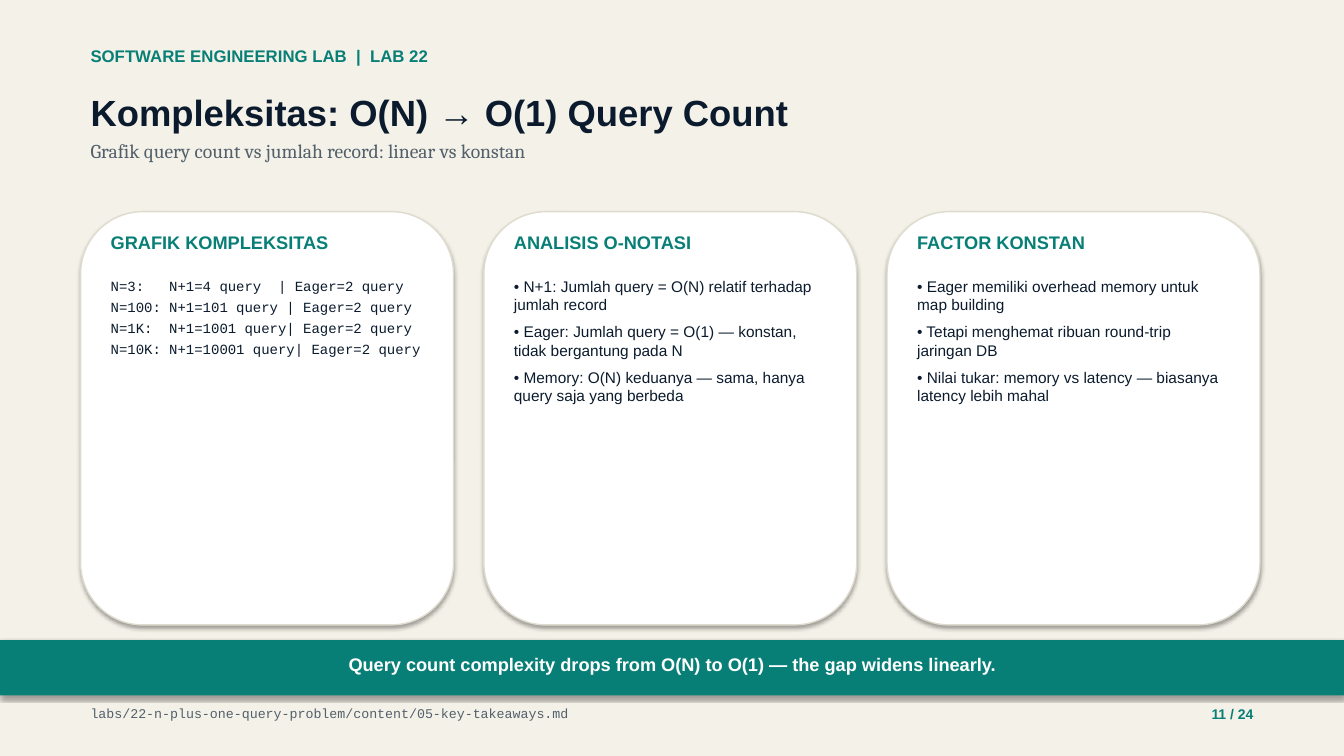
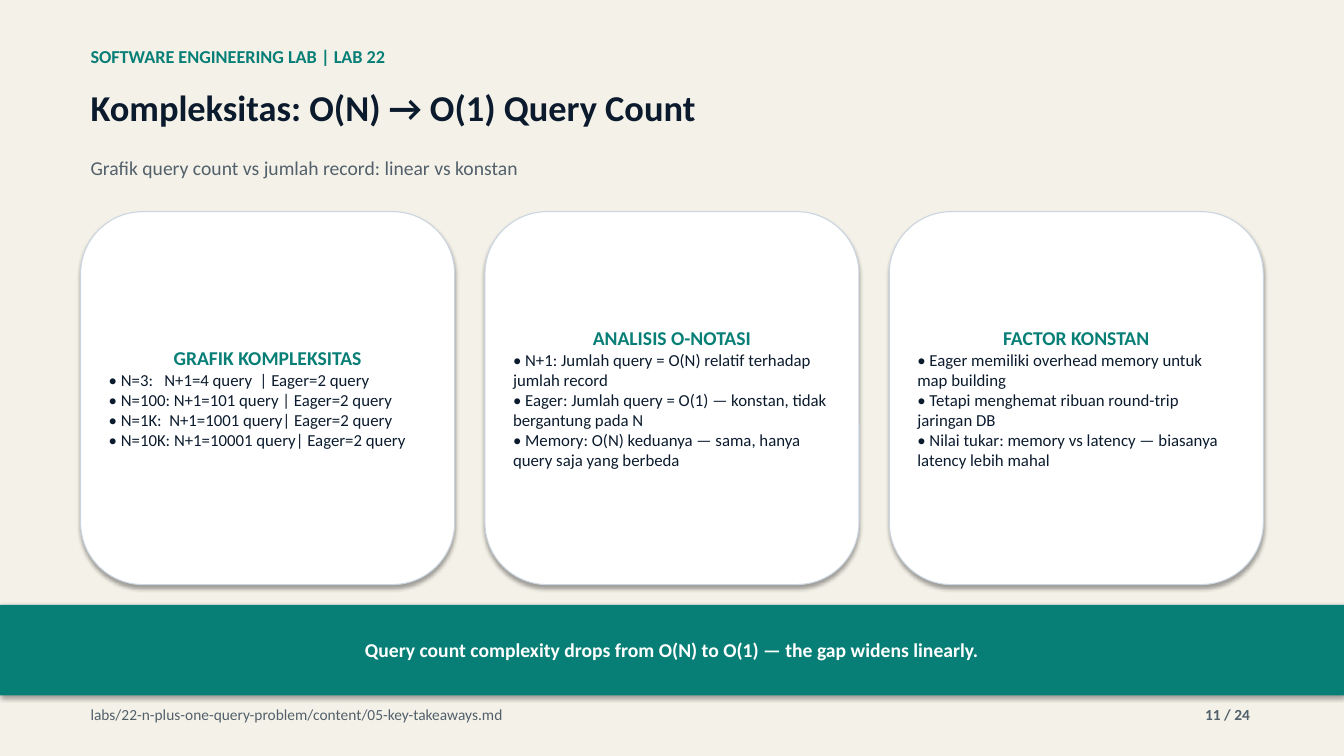
Before and after one commit to lukman-ss/software-engineering-lab, a slide deck: slide 11 of labs/22-n-plus-one-query-problem/result/linkedin/lab-22-n-plus-one-query-problem-carousel.pptx. Drawn at 1344x756 pixels with LibreOffice and Linux fonts; fonts in the diff are those of the drawing. Boxes give left, top, right and bottom in pixels: in the first picture for what was removed or moved away, otherwise in the second. Text is boxed around its words. In the diff, an @@ line names an element or a change of style, - is before the commit and + after.

Commit message:
feat(22-n-plus-one-query-problem): save and integrate content_def.py publication builder

```diff
--- a/labs/22-n-plus-one-query-problem/result/linkedin/lab-22-n-plus-one-query-problem-carousel.pptx
+++ b/labs/22-n-plus-one-query-problem/result/linkedin/lab-22-n-plus-one-query-problem-carousel.pptx
@@ text "SOFTWARE ENGINEERING LAB | LAB ..." at bbox=[91, 51, 385, 63]: size 12 to 13 pt, font Arial to Calibri @@
@@ text "Kompleksitas: O(N) → O(1) Query ..." at bbox=[91, 94, 695, 127]: font Arial to Calibri @@
@@ text at bbox=[91, 144, 526, 162]: paragraph removed @@
-Grafik query count vs jumlah record: linear vs konstan
@@ text added at bbox=[91, 161, 517, 179], 14 pt, text #52606B @@
+Grafik query count vs jumlah record: linear vs konstan
@@ rounded rectangle "GRAFIK KOMPLEKSITAS": place and size @@
-rounded rectangle "GRAFIK KOMPLEKSITAS" at bbox=[111, 281, 421, 357]
+rounded rectangle "GRAFIK KOMPLEKSITAS" at bbox=[81, 212, 455, 585]
@@ rounded rectangle removed at bbox=[81, 212, 454, 625] @@
@@ text removed at bbox=[111, 236, 328, 249] @@
-GRAFIK KOMPLEKSITAS
@@ rounded rectangle removed at bbox=[484, 212, 857, 625] @@
@@ vertical alignment top to middle; fill none to #FFFFFF; outline none to #CBD5E1 0.75 pt; shadow on in 3 elements at bbox=[81, 212, 455, 585], bbox=[889, 212, 1263, 585], bbox=[485, 212, 859, 585] @@
@@ rounded rectangle "ANALISIS O-NOTASI": place and size @@
-rounded rectangle "ANALISIS O-NOTASI" at bbox=[514, 281, 812, 405]
+rounded rectangle "ANALISIS O-NOTASI" at bbox=[485, 212, 859, 585]
@@ text removed at bbox=[514, 236, 691, 249] @@
-ANALISIS O-NOTASI
@@ rounded rectangle removed at bbox=[887, 212, 1260, 625] @@
@@ rounded rectangle "FACTOR KONSTAN": place and size @@
-rounded rectangle "FACTOR KONSTAN" at bbox=[917, 281, 1218, 404]
+rounded rectangle "FACTOR KONSTAN" at bbox=[889, 212, 1263, 585]
@@ text removed at bbox=[917, 236, 1084, 249] @@
-FACTOR KONSTAN
@@ text in rounded rectangle at bbox=[121, 352, 405, 449]: text changed; size 10 to 12 pt; font Courier New to Calibri @@
-N=3: N+1=4 query | Eager=2 query
-N=100: N+1=101 query | Eager=2 query
-N=1K: N+1=1001 query| Eager=2 query
-N=10K: N+1=10001 query| Eager=2 query
+GRAFIK KOMPLEKSITAS
+• N=3: N+1=4 query | Eager=2 query
+• N=100: N+1=101 query | Eager=2 query
+• N=1K: N+1=1001 query| Eager=2 query
+• N=10K: N+1=10001 query| Eager=2 query
@@ text in rounded rectangle at bbox=[513, 354, 827, 469]: size 11 to 12 pt, font Arial to Calibri; less space between paragraphs @@
@@ text in rounded rectangle at bbox=[593, 332, 751, 345]: paragraph added @@
+ANALISIS O-NOTASI
@@ text in rounded rectangle at bbox=[917, 354, 1217, 469]: size 11 to 12 pt, font Arial to Calibri; less space between paragraphs @@
@@ text in rounded rectangle at bbox=[1003, 332, 1149, 345]: paragraph added @@
+FACTOR KONSTAN
@@ rectangle "Query count complexity drops from ...": place and size @@
-rectangle "Query count complexity drops from ..." at bbox=[349, 657, 995, 675]
+rectangle "Query count complexity drops from ..." at bbox=[0, 605, 1344, 696]
@@ rectangle "Query count complexity drops from ..." at bbox=[0, 605, 1344, 696]: size 13 to 14 pt, font Arial to Calibri; vertical alignment top to middle; fill none to #087F76; shadow on @@
@@ rectangle removed at bbox=[0, 640, 1344, 696] @@
@@ text "labs/22-n-plus-one-query-problem/content/05-key-takeaways.md" at bbox=[91, 709, 503, 723]: size 9.5 to 11 pt, font Courier New to Calibri @@
@@ text "11 / 24": place and size @@
-text "11 / 24" at bbox=[1212, 709, 1254, 719]
+text "11 / 24" at bbox=[1205, 710, 1250, 720]
@@ text "11 / 24" at bbox=[1205, 710, 1250, 720]: size 10 to 11 pt, font Arial to Calibri, text colour #087F76 to #52606B @@
```
Also in this commit, not shown: 23 other slides changed, 4 other files.
